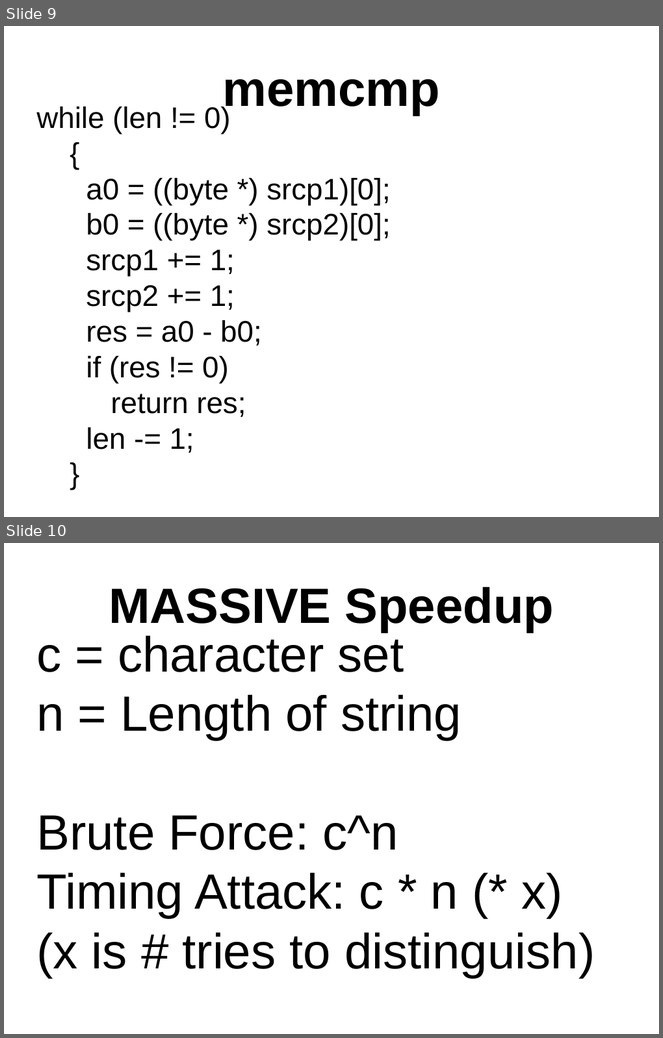
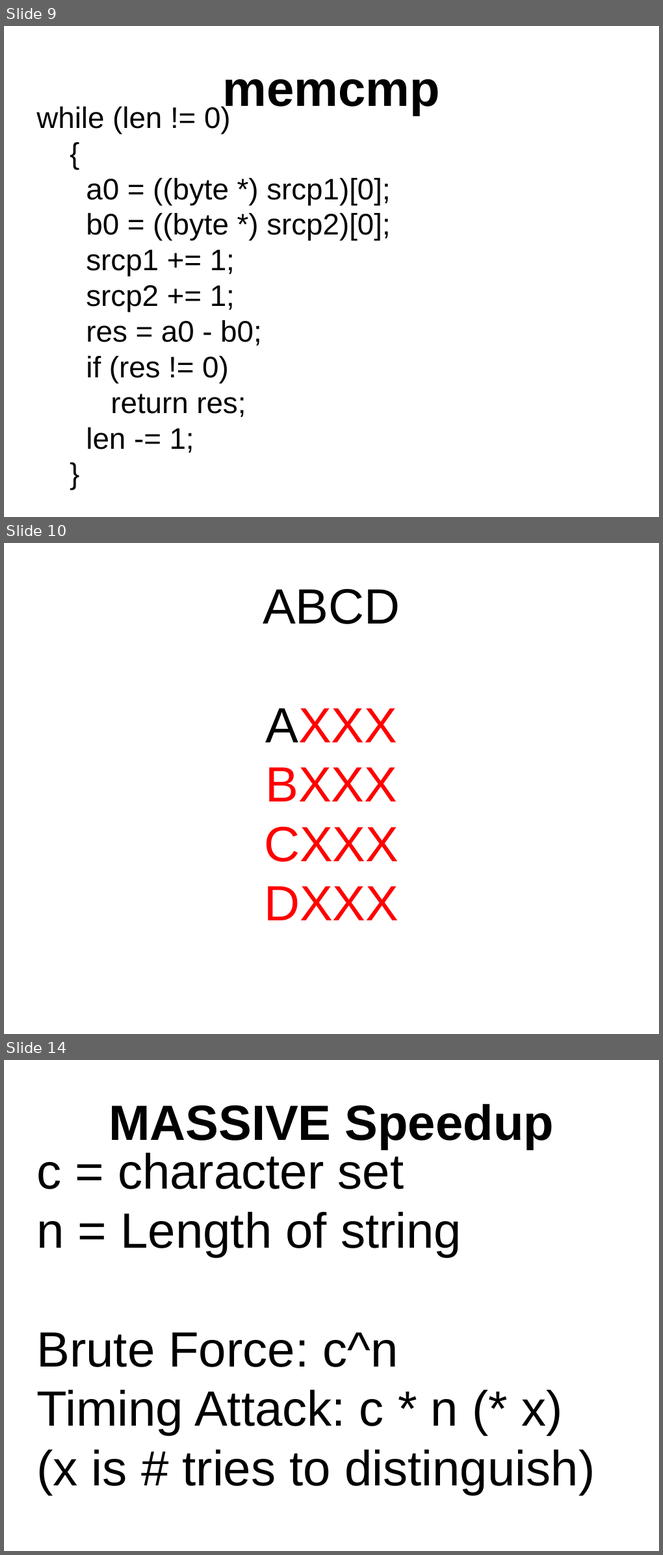
Before and after one commit to PaulMcMillan/2014_defcon_timing, a slide deck: preso/mcmillan_timing_attacks_2014_defcon.odp. Shown one above the other, each under a label of ours: slides 9 and 10 before the commit, slides 9, 10 and 14 after it; the slides between them are not shown. The pictures are 663x1038 and 663x1555 pixels, drawn with LibreOffice and Linux fonts; fonts in the diff are those of the drawing. Boxes give left, top, right and bottom in pixels: in the first picture for what was removed or moved away, otherwise in the second. Text is boxed around its words. In the diff, an @@ line names an element or a change of style, - is before the commit and + after.

```diff
--- a/preso/mcmillan_timing_attacks_2014_defcon.odp
+++ b/preso/mcmillan_timing_attacks_2014_defcon.odp
@@ slide 10 added at (x1=4, y1=543, x2=659, y2=1034), background #FFFFFF @@
@@ subtitle added at (x1=263, y1=589, x2=400, y2=921), 60 pt, text #FF0000 @@
+ABCD
+AXXX
+BXXX
+CXXX
+DXXX
@@ what was slide 10 is now slide 14 @@
```
Also in this commit, not shown: 4 slides changed, 4 other slides added, 1 slide removed, 1 other file.
